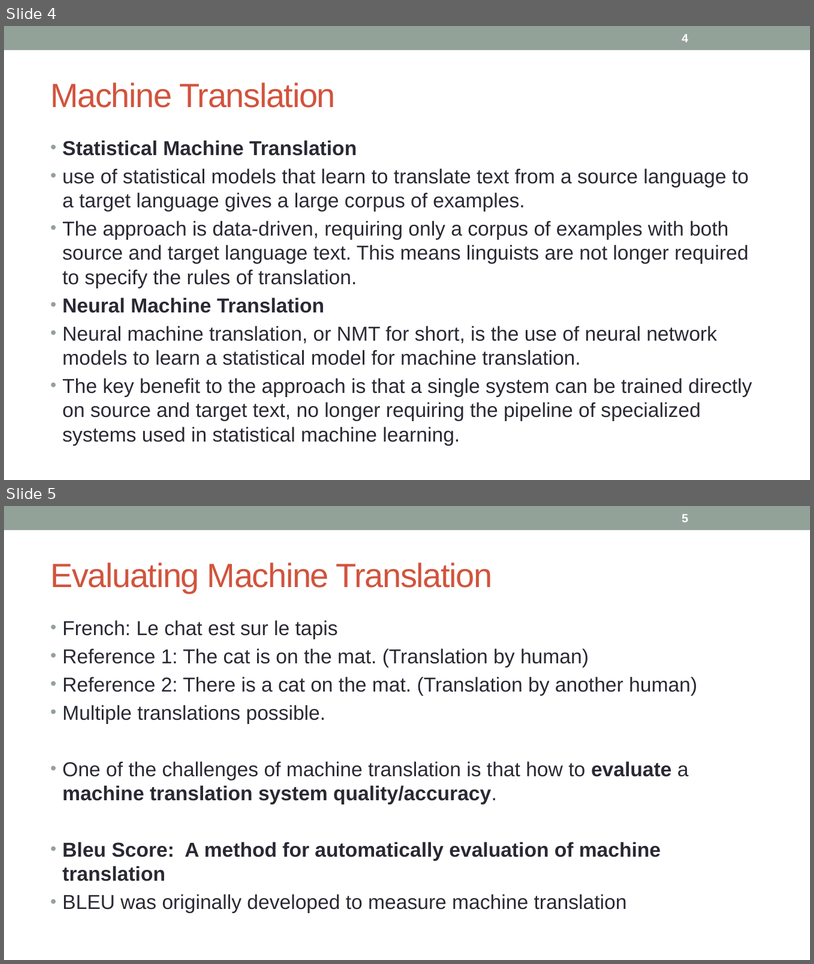
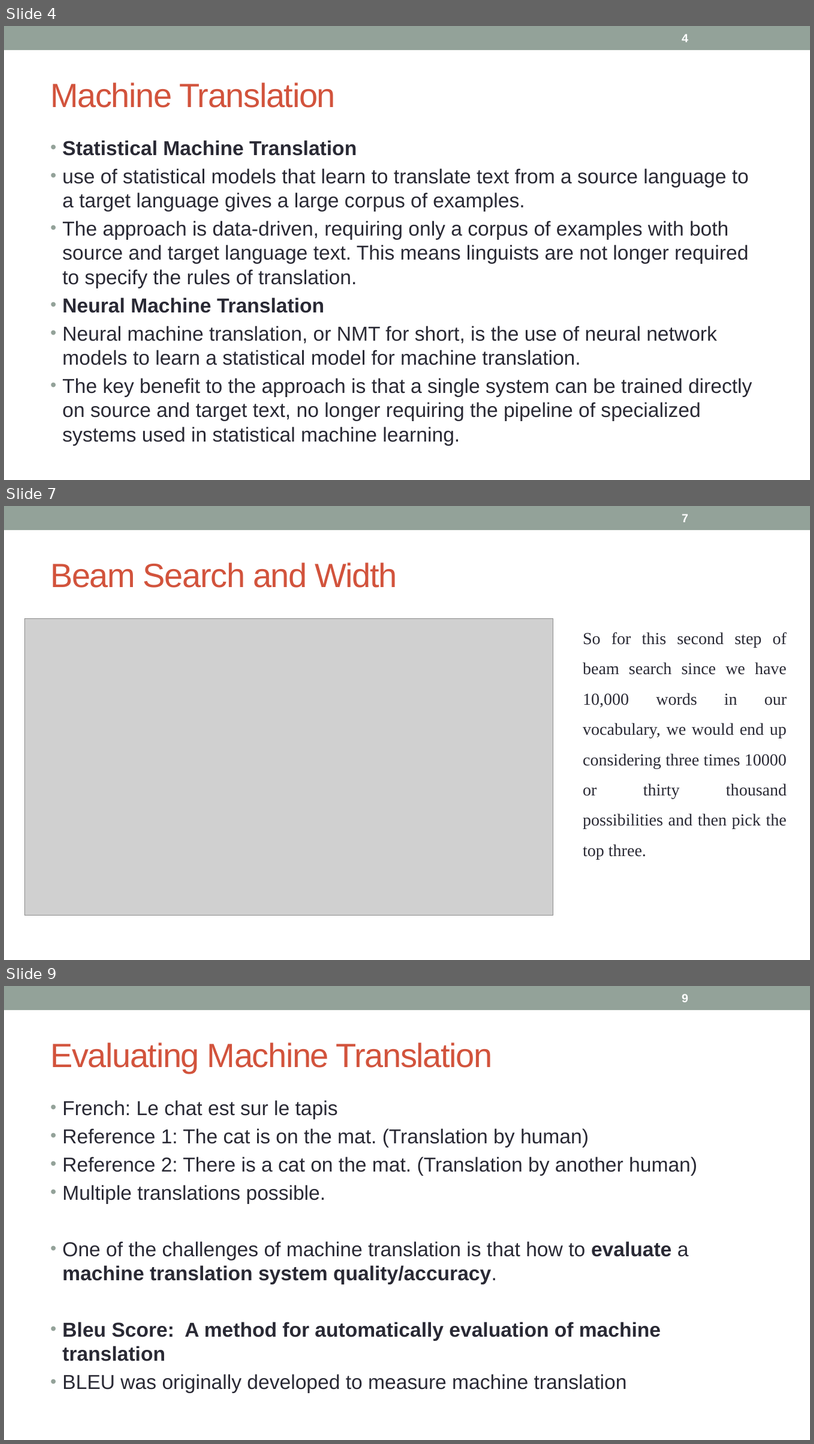
Before and after one commit to nidhiaro/PythonAssignment, a slide deck: 28. Translation.pptx. Shown one above the other, each under a label of ours: slides 4 and 5 before the commit, slides 4, 7 and 9 after it; the slides between them are not shown. The pictures are 814x964 and 814x1444 pixels, drawn with LibreOffice and Linux fonts; fonts in the diff are those of the drawing; grey boxes stand for pictures. Boxes give left, top, right and bottom in pixels: in the first picture for what was removed or moved away, otherwise in the second. Text is boxed around its words. In the diff, an @@ line names an element or a change of style, - is before the commit and + after.

```diff
--- a/28. Translation.pptx
+++ b/28. Translation.pptx
@@ slide 7 added at box(4, 506, 810, 960), background #FFFFFF; not listed: 1 template element that a slide beside it also shows @@
@@ page number added at box(682, 514, 689, 522), 14 pt, text #FFFFFF, bold @@
+7
@@ title added at box(50, 562, 397, 588), 40 pt, text #D2533C @@
+Beam Search and Width
@@ picture added at box(25, 619, 553, 915) @@
@@ text added at box(583, 632, 787, 829), 20 pt, text #292934 @@
+So for this second step of beam search since we have 10,000 words in our vocabulary, we would end up considering three times 10000 or thirty thousand possibilities and then pick the top three.
@@ what was slide 5 is now slide 9 @@
@@ page number at box(682, 994, 689, 1002): text changed @@
-5
+9
```
Also in this commit, not shown: 1 slide changed, 16 other slides added.
